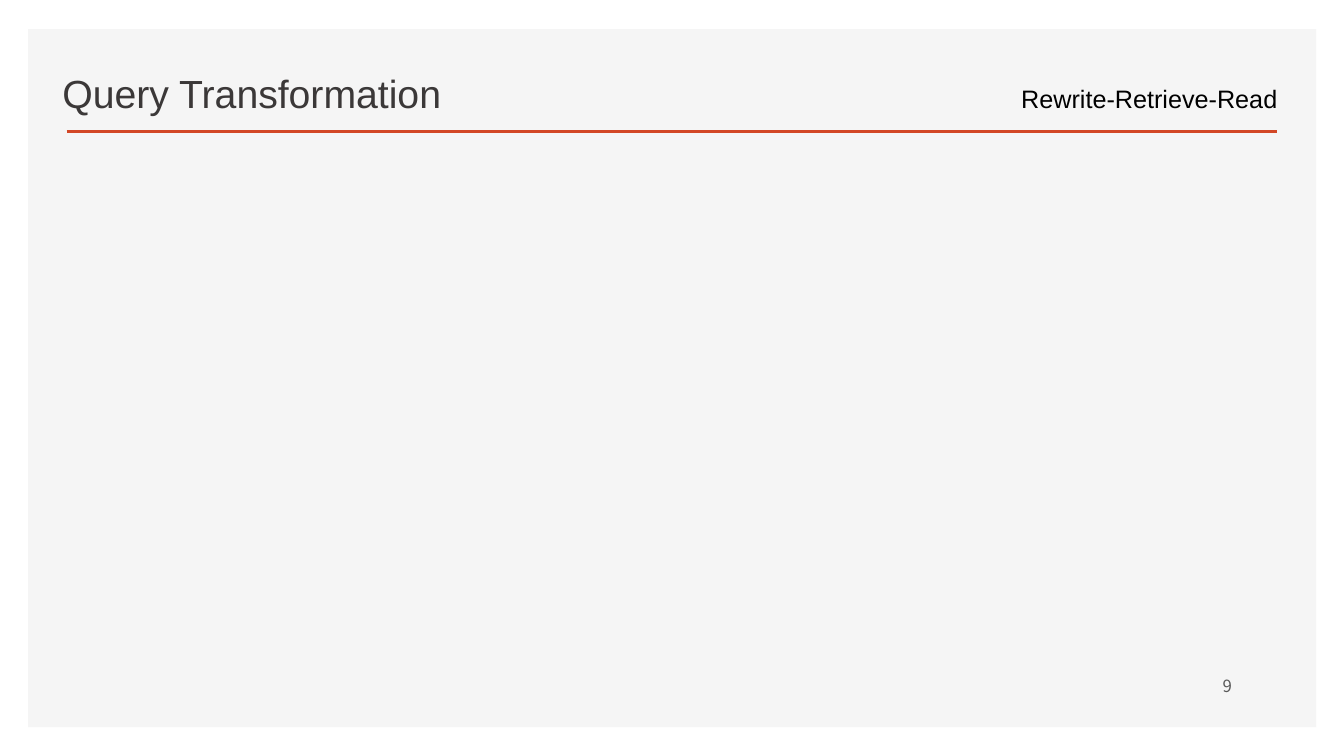
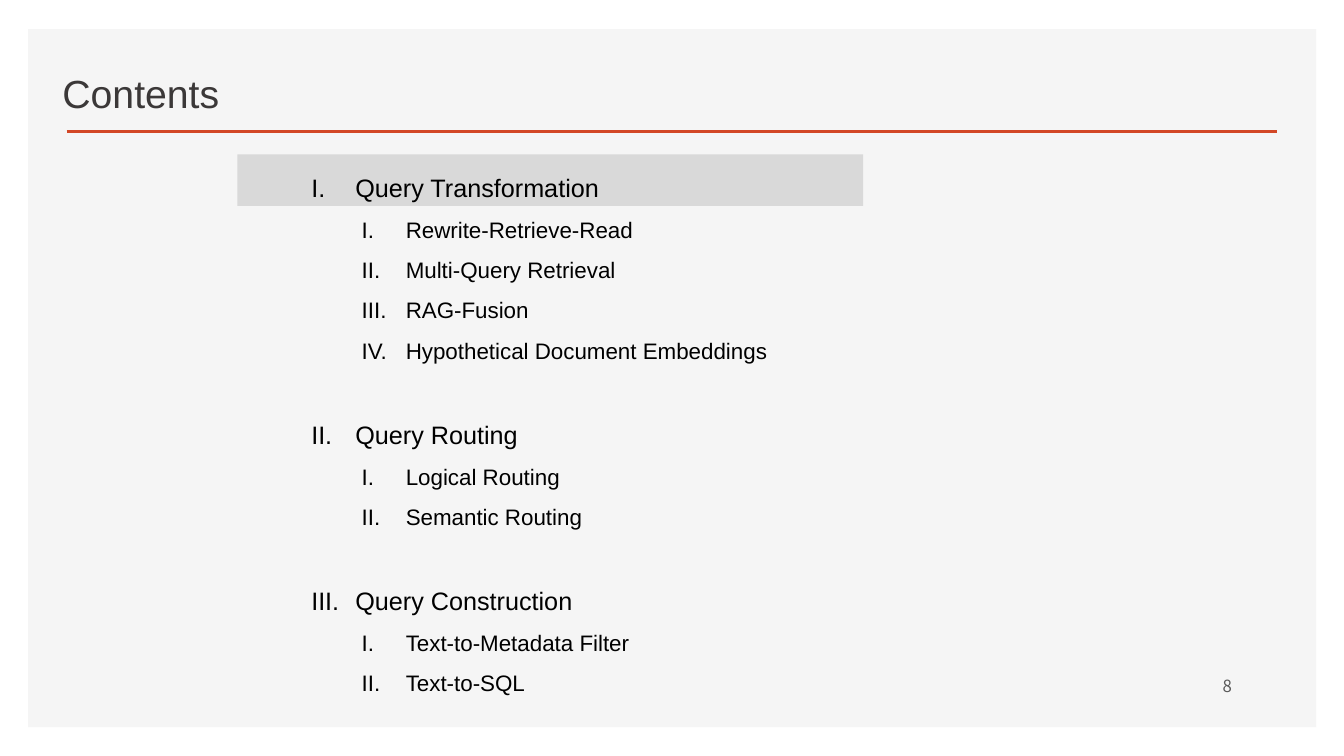
Before and after one commit to ancestor9/2026_Fall_Learning-Langchain-AI-Agent, a slide deck: slide 8 of CHAPTER 3 RAG Part II_Chatting with Your Data.pptx (slide 9 before the commit). Drawn at 1344x756 pixels with LibreOffice and Linux fonts; fonts in the diff are those of the drawing; background and template pictures are left out. Boxes give left, top, right and bottom in pixels: in the first picture for what was removed or moved away, otherwise in the second. Text is boxed around its words. In the diff, an @@ line names an element or a change of style, - is before the commit and + after.

```diff
--- a/CHAPTER 3 RAG Part II_Chatting with Your Data.pptx
+++ b/CHAPTER 3 RAG Part II_Chatting with Your Data.pptx
@@ text at [62, 80, 219, 109]: text changed @@
-Query Transformation
+Contents
@@ text removed at [1021, 89, 1277, 109] @@
-Rewrite-Retrieve-Read
@@ rectangle added at [237, 154, 863, 206], fill #D9D9D9 @@
@@ text added at [355, 178, 767, 696], 16 pt, text #000000 @@
+I. Query Transformation
+  I. Rewrite-Retrieve-Read
+  II. Multi-Query Retrieval
+  III. RAG-Fusion
+  IV. Hypothetical Document Embeddings
+II. Query Routing
+  I. Logical Routing
+  II. Semantic Routing
+III. Query Construction
+  I. Text-to-Metadata Filter
+  II. Text-to-SQL
```
Also in this commit, not shown: 2 other slides changed, 9 slides added, 1 slide removed.
